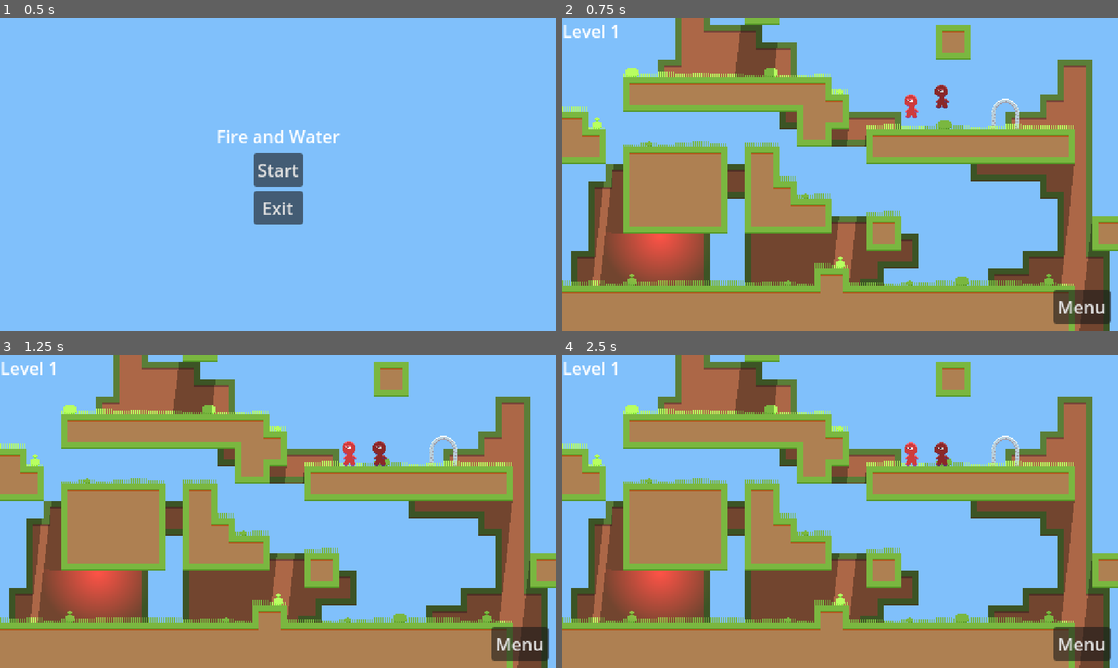
Above: before the commit, frames 1-4 (two rows, left to right).
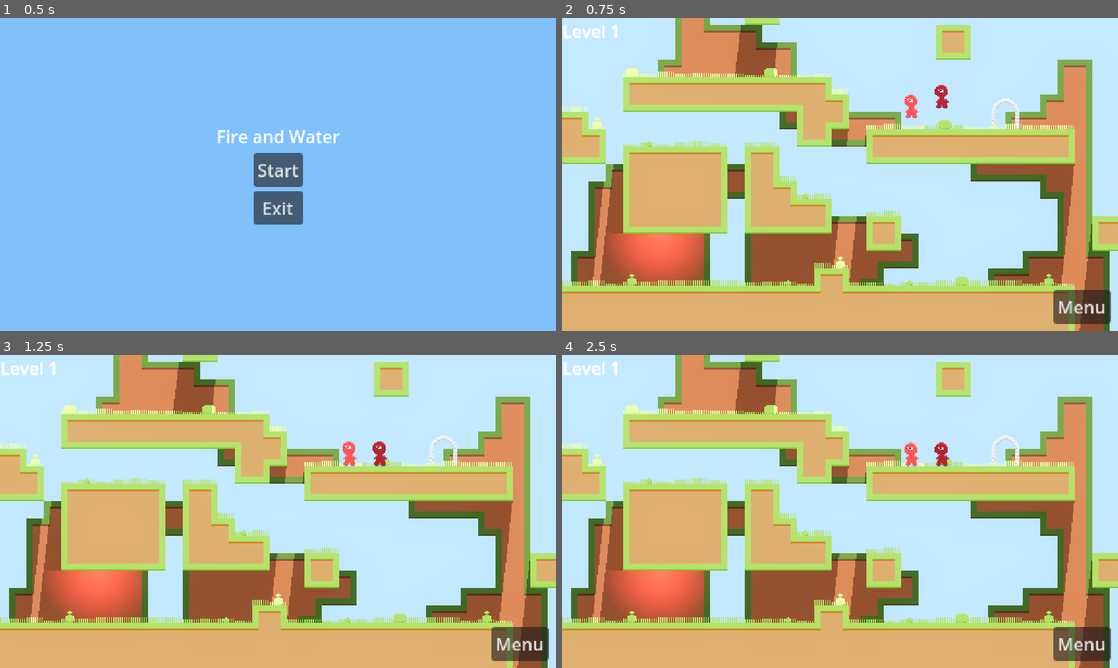
Above: after the commit, the same moments.

Repository: JohannesKoenig/fire-and-water
Game: Godot game, scene res://scenes/menu/main_menu.tscn
The game is run twice, just before and just after one commit, with the same random seed, the same clock (stepped at 60 frames per second) and the same inputs.
Inputs:
- Up to frame 1 (0.5 s): no input
- Up to frame 2 (0.75 s): click "Start" at 0.5 s
- Up to frame 3 (1.25 s): no input
- Up to frame 4 (2.5 s): click "Menu" at 1.25 s; click "Continue" at 2 s

Frame 1 is identical in both runs. In frame 2, 96% of the frame differs, in the area x 0-100%, y 0-100%; in frame 3, 96%; in frame 4, 96%.

Commit message:
add color correction

Diff:
--- a/game/scenes/terrain_demo.tscn
+++ b/game/scenes/terrain_demo.tscn
@@ -196,6 +196,14 @@
 fill_to = Vector2(1, 0.5)
 metadata/_snap_enabled = true
 
+[sub_resource type="Environment" id="Environment_m5tdf"]
+background_mode = 3
+tonemap_mode = 3
+glow_enabled = true
+glow_intensity = 0.46
+glow_bloom = 0.16
+adjustment_enabled = true
+
 [node name="TerrainDemo" type="Node2D"]
 
 [node name="TileMap" type="TileMap" parent="."]
@@ -234,3 +242,6 @@
 shadow_enabled = true
 texture = SubResource("GradientTexture2D_1rdhr")
 texture_scale = 1.71
+
+[node name="WorldEnvironment" type="WorldEnvironment" parent="."]
+environment = SubResource("Environment_m5tdf")
Not shown: 1 places in game/scenes/terrain_demo.tscn that only renumber resources
